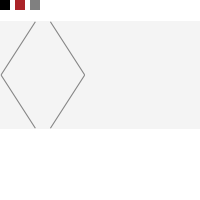
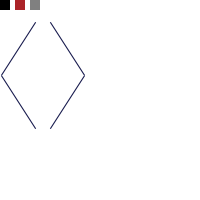
Comparing the layer stacks of the two 200×200 images. Changes:
added layer "Layer 3 copy" above "Layer 3" over [49, 21, 85, 129]
added layer "Layer 3" above "arrows" over [1, 22, 37, 129]
hid "arrows" over [0, 21, 85, 129]
hid "Layer 2" over [0, 21, 200, 129]
